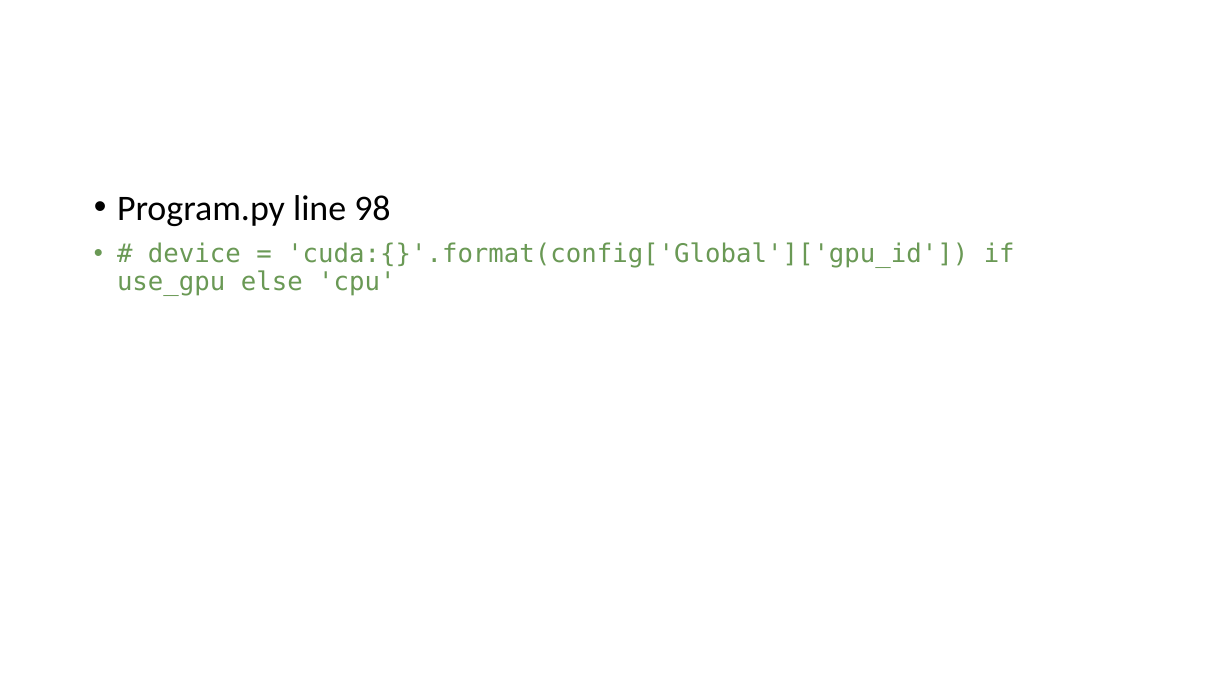
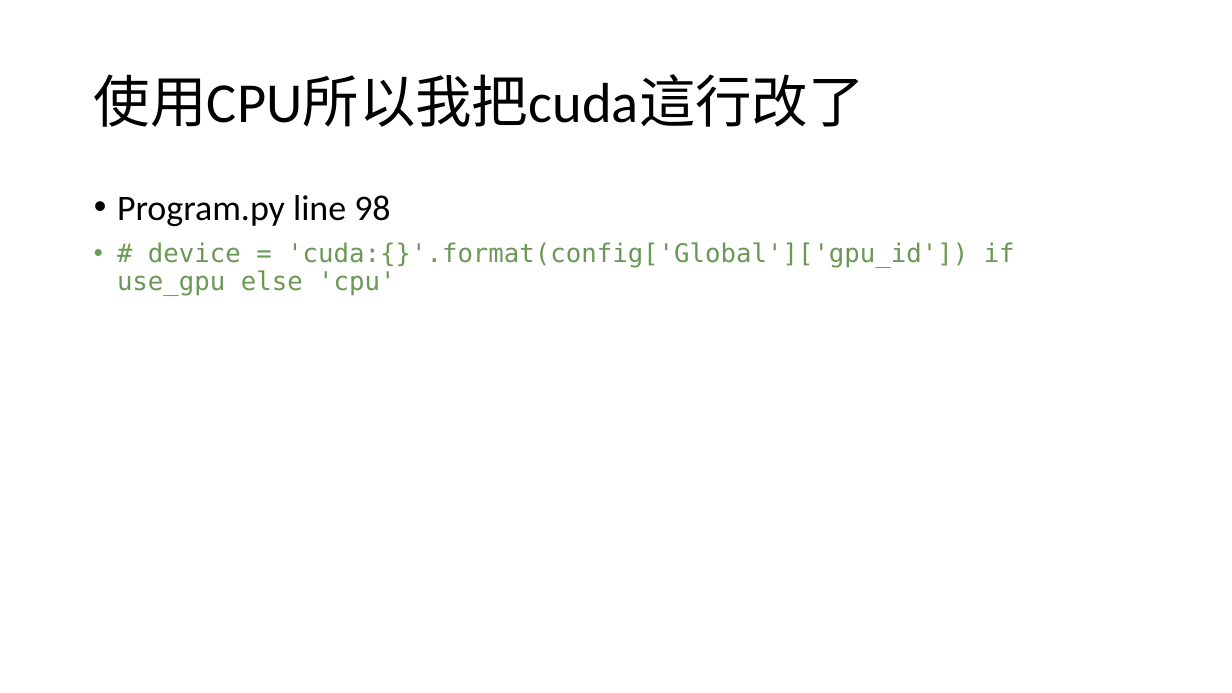
Before and after one commit to Ping-ChenTsai417/ocr_training_det, a slide deck: slide 14 of Torch_train.pptx (slide 3 before the commit). Drawn at 1232x693 pixels with LibreOffice and Linux fonts; fonts in the diff are those of the drawing. Boxes give left, top, right and bottom in pixels: in the first picture for what was removed or moved away, otherwise in the second. Text is boxed around its words. In the diff, an @@ line names an element or a change of style, - is before the commit and + after.

```diff
--- a/Torch_train.pptx
+++ b/Torch_train.pptx
@@ title added at (x1=94, y1=74, x2=865, y2=127), 44 pt, text #000000 @@
+使用CPU所以我把cuda這行改了
```
Also in this commit, not shown: 1 other slide changed, 13 slides added, 2 slides removed, 3 other files.
